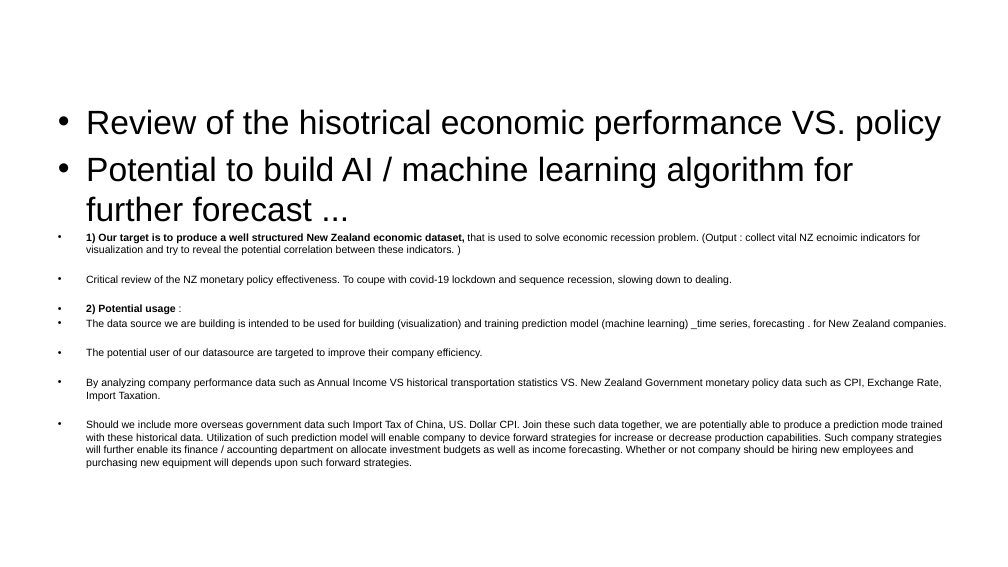
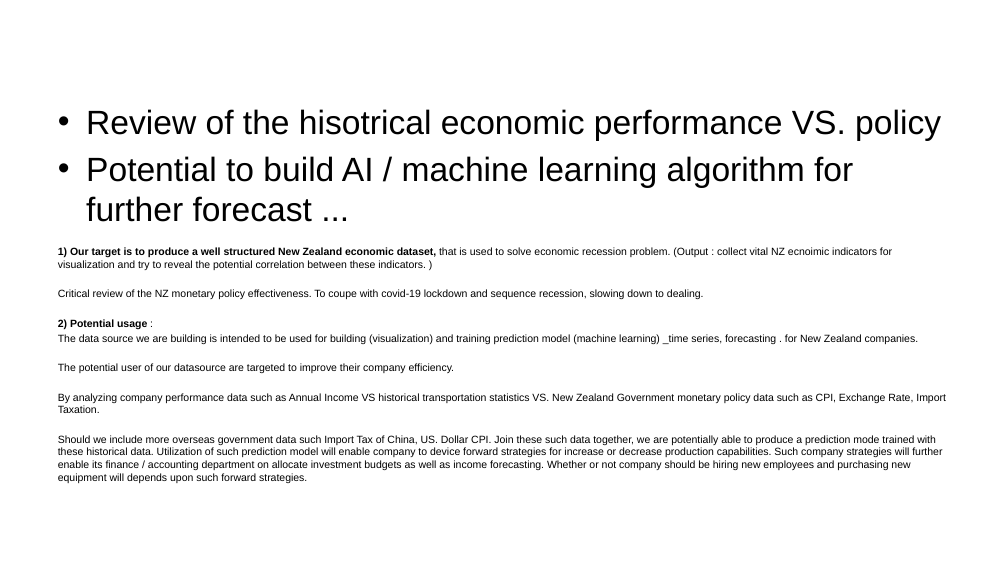
Before and after one commit to ansrali/data422-group-project, a slide deck: slide 6 of Group Project Presentation.pptx. Drawn at 1008x567 pixels with LibreOffice and Linux fonts; fonts in the diff are those of the drawing; background and template pictures are left out. Boxes give left, top, right and bottom in pixels: in the first picture for what was removed or moved away, otherwise in the second. Text is boxed around its words. In the diff, an @@ line names an element or a change of style, - is before the commit and + after.

```diff
--- a/Group Project Presentation.pptx
+++ b/Group Project Presentation.pptx
@@ text at bbox=[58, 247, 946, 483]: bullet • to none @@
```
Also in this commit, not shown: 1 other slide changed.
